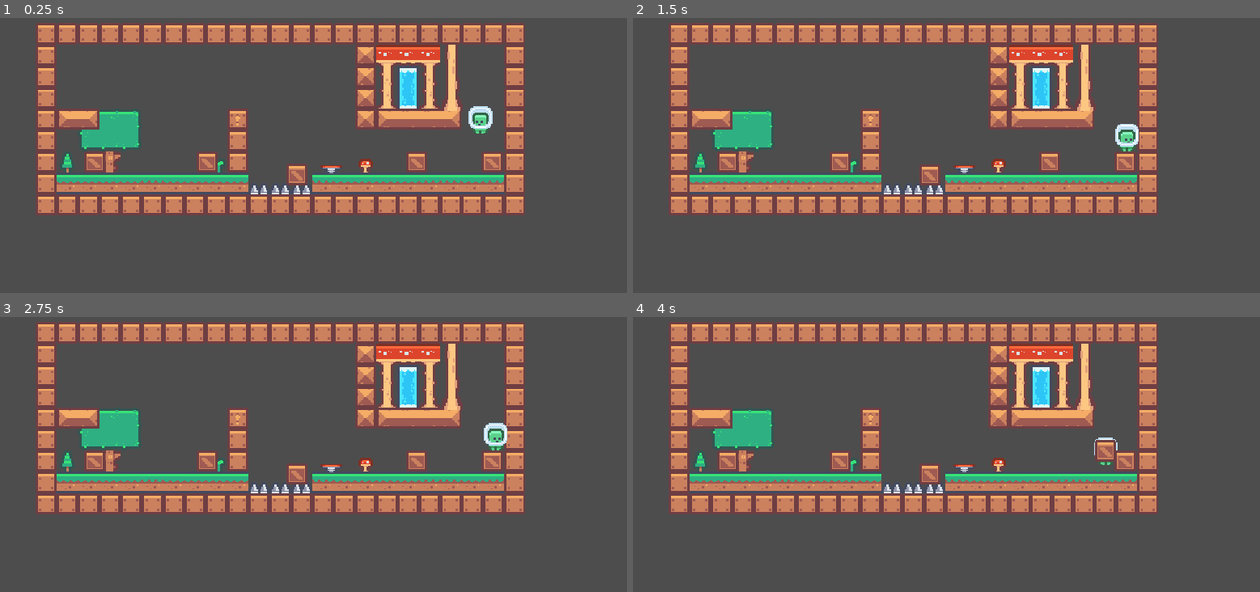
Above: before the commit, frames 1-4 (two rows, left to right).
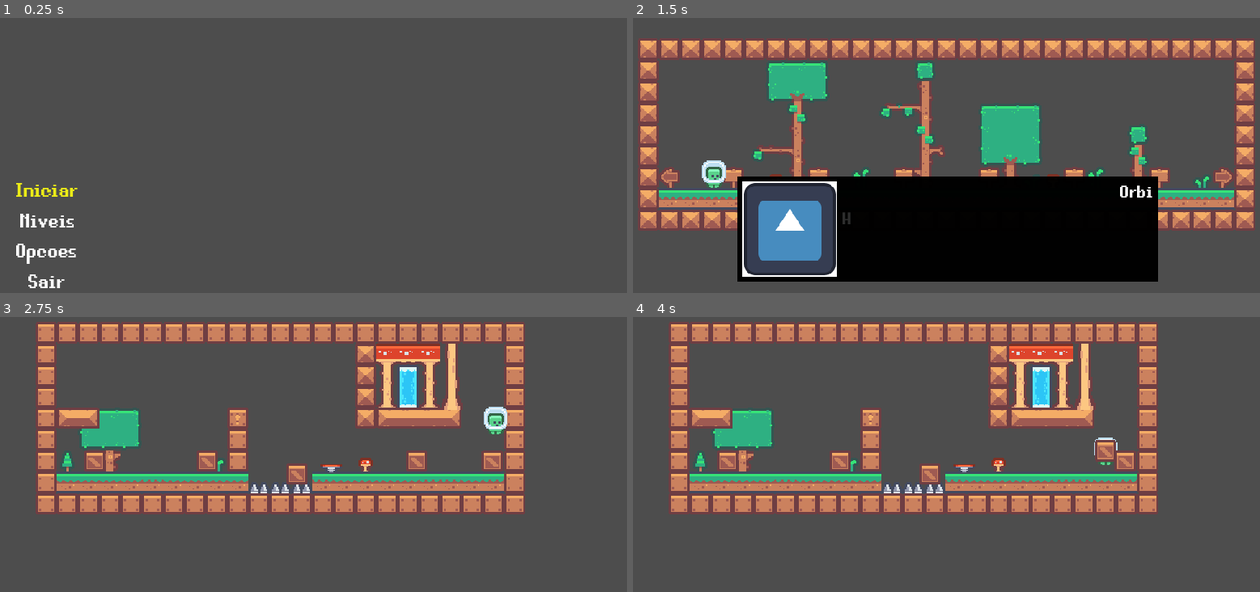
Above: after the commit, the same moments.

Repository: Lanysc/Orbi--Lost-Kingdom
Game: Godot game, scene res://scenes/ui/main_menu/main_menu.tscn
The game is run twice, just before and just after one commit, with the same random seed, the same clock (stepped at 60 frames per second) and the same inputs. Before the commit the project starts from res://scenes/main/level_tester.tscn. The engine's default icon, where the game draws it, is replaced by a stand-in: a white triangle on a blue panel in a dark square.
Inputs (mouse positions are in pixels of both pictures, inside the frame that each line leads up to):
- Up to frame 1 (0.25 s): no input
- Up to frame 2 (1.5 s): click (683, 221) at 0.5 s, where only the run after the commit has a clickable "Niveis"; tap Enter (ui_accept) at 1.25 s; hold D (move_right) from 1.28 s (still down); hold E (interact) from 1.28 s (still down)
- Up to frame 3 (2.75 s): keep holding D (move_right); tap Space (jump) at 1.52, 2.27 s; tap W at 2 s; release E (interact) at 2.03 s; tap E (interact) at 2.1 s
- Up to frame 4 (4 s): release D (move_right) at 2.78 s; hold A (move_left) 2.78-3.53 s; hold E (interact) 2.78-3.53 s; hold D (move_right) from 3.53 s (still down); tap E (interact) at 3.6 s; tap Space (jump) at 3.77 s

The runs differ from the first frame. In frame 1, 29% of the frame differs, in the area x 2-84%, y 1-99%; in frame 2, 61%, in the area x 0-100%, y 1-96%; in frame 3, 0.5%; in frame 4, nothing differs.

Commit message:
main menu

Diff:
--- a/project.godot
+++ b/project.godot
@@ -11,7 +11,7 @@
 [application]
 
 config/name="Orbi: Lost Kingdom"
-run/main_scene="res://scenes/main/level_tester.tscn"
+run/main_scene="res://scenes/ui/main_menu/main_menu.tscn"
 config/features=PackedStringArray("4.1", "Forward Plus")
 config/icon="res://icon.svg"
 
--- a/scenes/game_object/box/box.tscn
+++ b/scenes/game_object/box/box.tscn
@@ -17,8 +17,8 @@
 
 [node name="VelocityComponent" type="Node" parent="."]
 script = ExtResource("1_v0u2a")
-max_speed = 250
-acceleration = 20.0
+max_speed = 550
+acceleration = 10.0
 jump_time_to_peak = 0.6
 jump_time_to_descent = 0.6
 
--- /dev/null
+++ b/scenes/ui/main_menu/button_theme.tres
@@ -0,0 +1,25 @@
+[gd_resource type="Theme" load_steps=6 format=3 uid="uid://bij0ybc76tvdt"]
+
+[ext_resource type="FontFile" uid="uid://bywinlg848un" path="res://resources/assets/font/equipment-pro-v1.1/EquipmentPro.ttf" id="1_tbqx6"]
+
+[sub_resource type="StyleBoxEmpty" id="StyleBoxEmpty_kg2gs"]
+
+[sub_resource type="StyleBoxEmpty" id="StyleBoxEmpty_ygvp3"]
+
+[sub_resource type="StyleBoxEmpty" id="StyleBoxEmpty_oi17e"]
+
+[sub_resource type="StyleBoxEmpty" id="StyleBoxEmpty_ixj7m"]
+
+[resource]
+default_font = ExtResource("1_tbqx6")
+default_font_size = 18
+Button/colors/font_color = Color(1, 1, 1, 1)
+Button/colors/font_focus_color = Color(0.924498, 0.925066, 0.0911686, 1)
+Button/colors/font_hover_color = Color(0.988235, 0.992157, 0.682353, 1)
+Button/colors/font_pressed_color = Color(0.0980392, 0.0980392, 0.0980392, 1)
+Button/font_sizes/font_size = 18
+Button/fonts/font = ExtResource("1_tbqx6")
+Button/styles/focus = SubResource("StyleBoxEmpty_kg2gs")
+Button/styles/hover = SubResource("StyleBoxEmpty_ygvp3")
+Button/styles/normal = SubResource("StyleBoxEmpty_oi17e")
+Button/styles/pressed = SubResource("StyleBoxEmpty_ixj7m")
--- /dev/null
+++ b/scenes/ui/main_menu/main_menu.gd
@@ -0,0 +1,33 @@
+extends Control
+
+@onready var start_button = $VBoxContainer/StartButton
+@onready var level_selector_button = $VBoxContainer/LevelSelectorButton
+@onready var options_button = $VBoxContainer/OptionsButton
+@onready var quit_button = $VBoxContainer/QuitButton
+
+var _first_level_path = "res://scenes/main/level_tester.tscn"
+var _level_selector_path = "res://scenes/main/level_selector_tester.tscn"
+var _options_path = "res://scenes/main/level_selector_tester.tscn"
+
+
+func _ready():
+	start_button.grab_focus()
+	start_button.pressed.connect(on_start_button_pressed)
+	level_selector_button.pressed.connect(on_level_selector_button_pressed)
+	options_button.pressed.connect(on_options_button_pressed)
+	quit_button.pressed.connect(on_quit_button_pressed)
+
+func on_start_button_pressed():
+	get_tree().change_scene_to_file(_first_level_path)
+
+
+func on_level_selector_button_pressed():
+	get_tree().change_scene_to_file(_level_selector_path)
+
+
+func on_options_button_pressed():
+	get_tree().change_scene_to_file(_options_path)
+
+
+func on_quit_button_pressed():
+	get_tree().quit()
--- /dev/null
+++ b/scenes/ui/main_menu/main_menu.tscn
@@ -0,0 +1,44 @@
+[gd_scene load_steps=3 format=3 uid="uid://cg0e50dn2nlb0"]
+
+[ext_resource type="Script" path="res://scenes/ui/main_menu/main_menu.gd" id="1_5h5o7"]
+[ext_resource type="Theme" uid="uid://bij0ybc76tvdt" path="res://scenes/ui/main_menu/button_theme.tres" id="2_1vtgt"]
+
+[node name="MainMenu" type="Control"]
+layout_mode = 3
+anchors_preset = 15
+anchor_right = 1.0
+anchor_bottom = 1.0
+grow_horizontal = 2
+grow_vertical = 2
+script = ExtResource("1_5h5o7")
+
+[node name="VBoxContainer" type="VBoxContainer" parent="."]
+layout_mode = 1
+anchors_preset = 2
+anchor_top = 1.0
+anchor_bottom = 1.0
+offset_left = 10.0
+offset_top = -98.0
+offset_right = 76.0
+offset_bottom = -10.0
+grow_vertical = 0
+
+[node name="StartButton" type="Button" parent="VBoxContainer"]
+layout_mode = 2
+theme = ExtResource("2_1vtgt")
+text = "Iniciar"
+
+[node name="LevelSelectorButton" type="Button" parent="VBoxContainer"]
+layout_mode = 2
+theme = ExtResource("2_1vtgt")
+text = "Niveis"
+
+[node name="OptionsButton" type="Button" parent="VBoxContainer"]
+layout_mode = 2
+theme = ExtResource("2_1vtgt")
+text = "Opcoes"
+
+[node name="QuitButton" type="Button" parent="VBoxContainer"]
+layout_mode = 2
+theme = ExtResource("2_1vtgt")
+text = "Sair"
